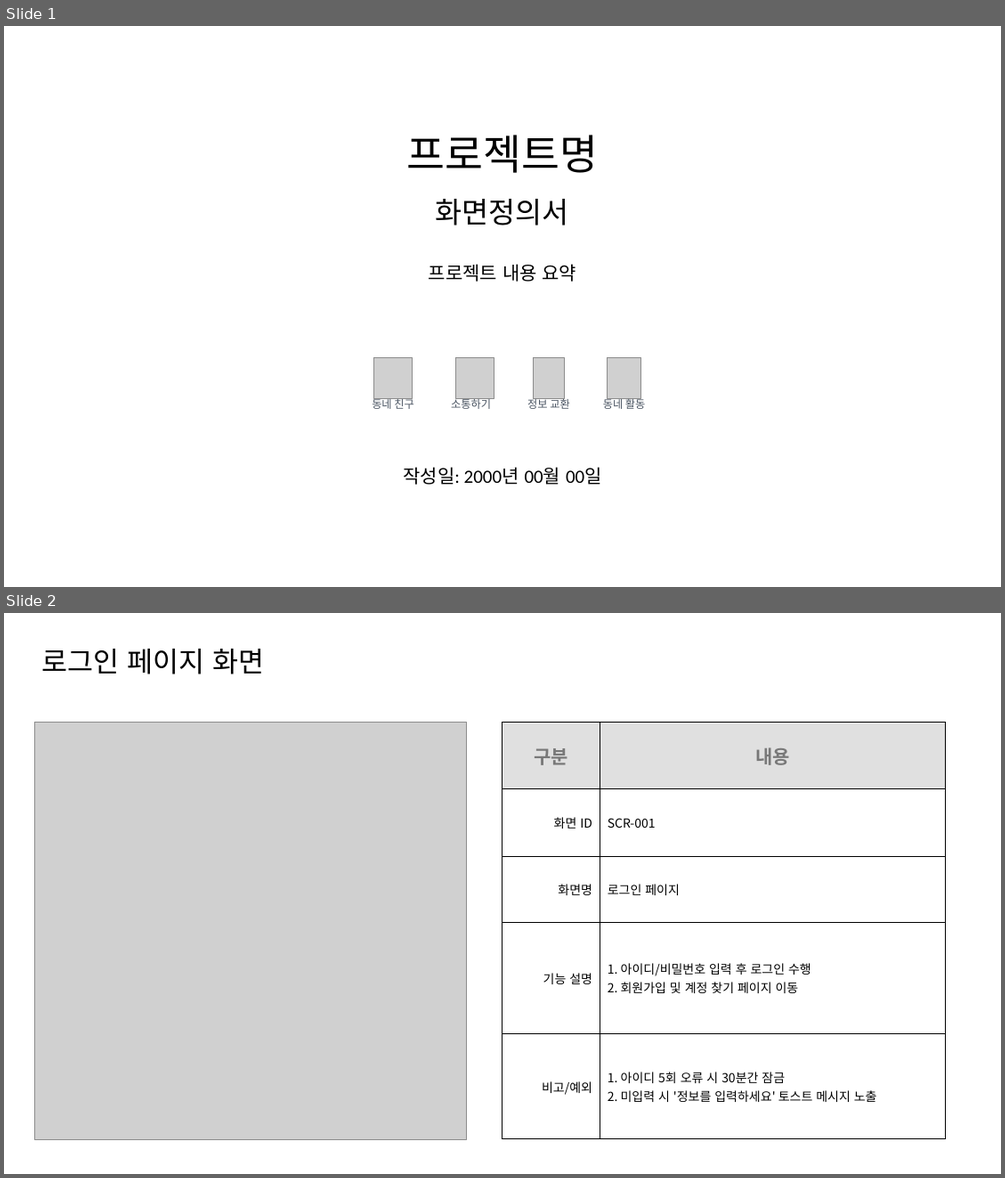
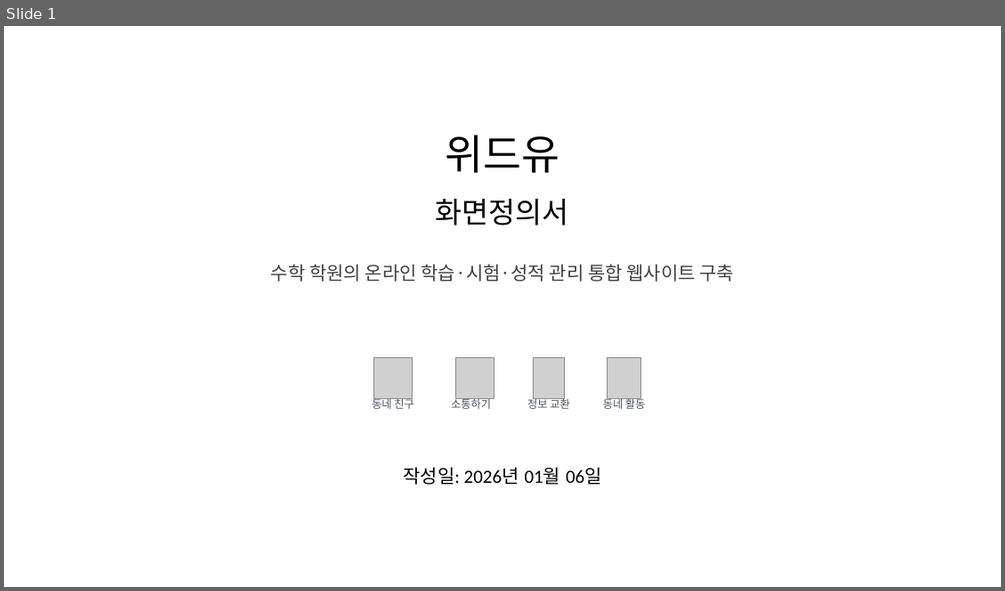
Before and after one commit to wjdgkr3386/withyou, a slide deck: docs/4_화면정의서/화면정의서.pptx. Shown one above the other, each under a label of ours: slides 1 and 2 before the commit, slide 1 after it. The pictures are 1005x1178 and 1005x591 pixels, drawn with LibreOffice and Linux fonts; fonts in the diff are those of the drawing; grey boxes stand for pictures. Boxes give left, top, right and bottom in pixels: in the first picture for what was removed or moved away, otherwise in the second. Text is boxed around its words. In the diff, an @@ line names an element or a change of style, - is before the commit and + after.

Commit message:
화면정의서 중간커밋

```diff
--- a/docs/4_화면정의서/화면정의서.pptx
+++ b/docs/4_화면정의서/화면정의서.pptx
@@ slide 2 removed at box(4, 613, 1001, 1174), background #FFFFFF @@
@@ text removed at box(41, 649, 264, 674) @@
-로그인 페이지 화면
@@ picture removed at box(34, 722, 467, 1139) @@
@@ table removed at box(502, 722, 946, 1139), 5 rows, 2 columns @@
-구분 | 내용
-화면 ID | SCR-001
-화면명 | 로그인 페이지
-기능 설명 | 1. 아이디/비밀번호 입력 후 로그인 수행 / 2. 회원가입 및 계정 찾기 페이지 이동
-비고/예외 | 1. 아이디 5회 오류 시 30분간 잠금 / 2. 미입력 시 '정보를 입력하세요' 토스트 메시지 노출
@@ slide 1 changed as well @@
@@ text at box(445, 135, 560, 173): text changed @@
-프로젝트명
+위드유
@@ text at box(271, 264, 734, 281): text changed; font Calibri to Noto Sans CJK KR; text colour #000000 to #404040 @@
-프로젝트 내용 요약
+수학 학원의 온라인 학습·시험·성적 관리 통합 웹사이트 구축
@@ text at box(403, 467, 602, 484): text changed @@
-작성일: 2000년 00월 00일
+작성일: 2026년 01월 06일
```
Also in this commit, not shown: 8 slides added.
